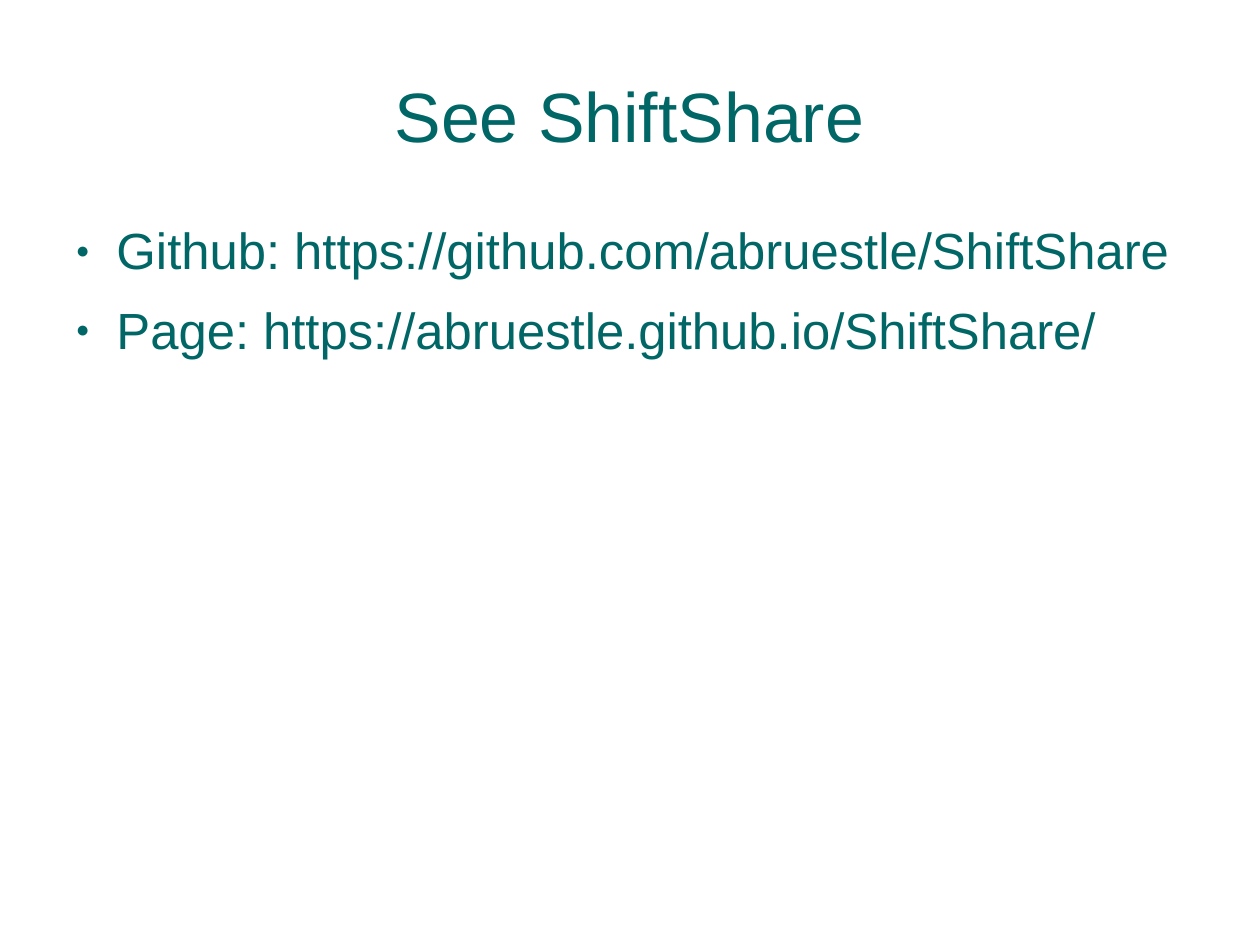
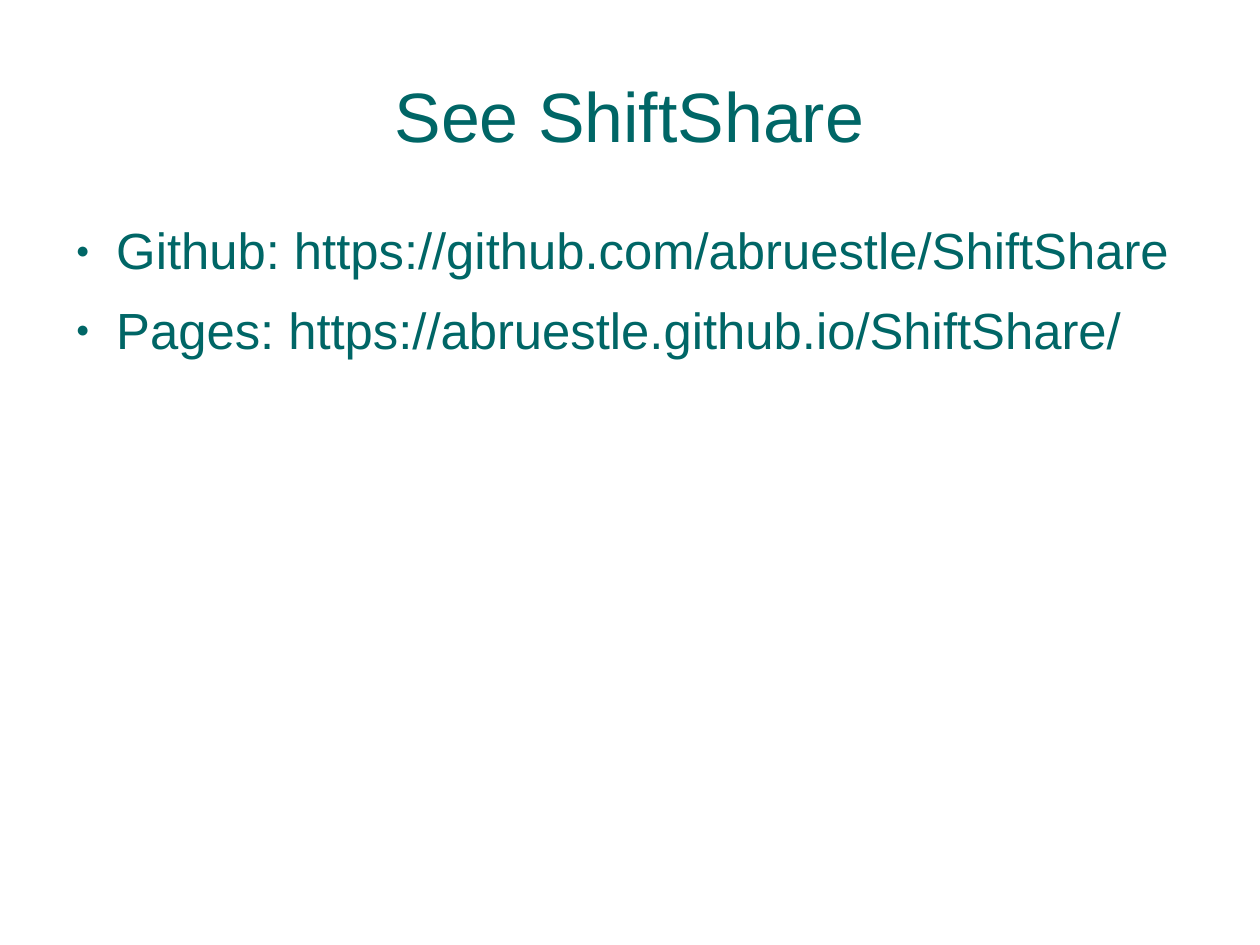
Before and after one commit to abruestle/ShiftShare, a slide deck: slide 7 of presentation/ShiftSharePresentation.ppt. Drawn at 1260x945 pixels with LibreOffice and Linux fonts; fonts in the diff are those of the drawing; background and template pictures are left out. Boxes give left, top, right and bottom in pixels: in the first picture for what was removed or moved away, otherwise in the second. Text is boxed around its words. In the diff, an @@ line names an element or a change of style, - is before the commit and + after.

```diff
--- a/presentation/ShiftSharePresentation.ppt
+++ b/presentation/ShiftSharePresentation.ppt
@@ text at <box>116,312,1120,359</box>: text changed @@
-● Page: https://abruestle.github.io/ShiftShare/
+● Pages: https://abruestle.github.io/ShiftShare/
```
Also in this commit, not shown: 1 other slide changed, 1 other file.
